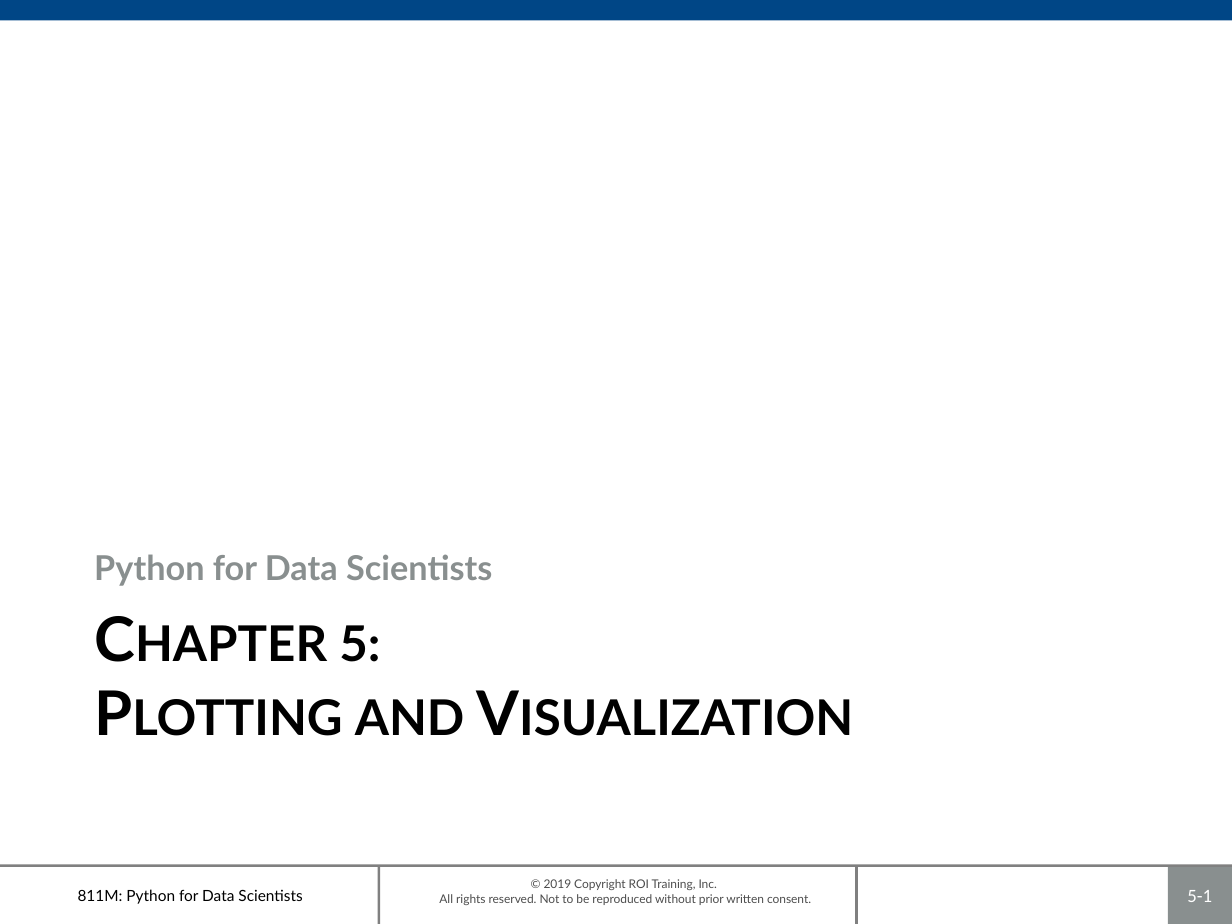
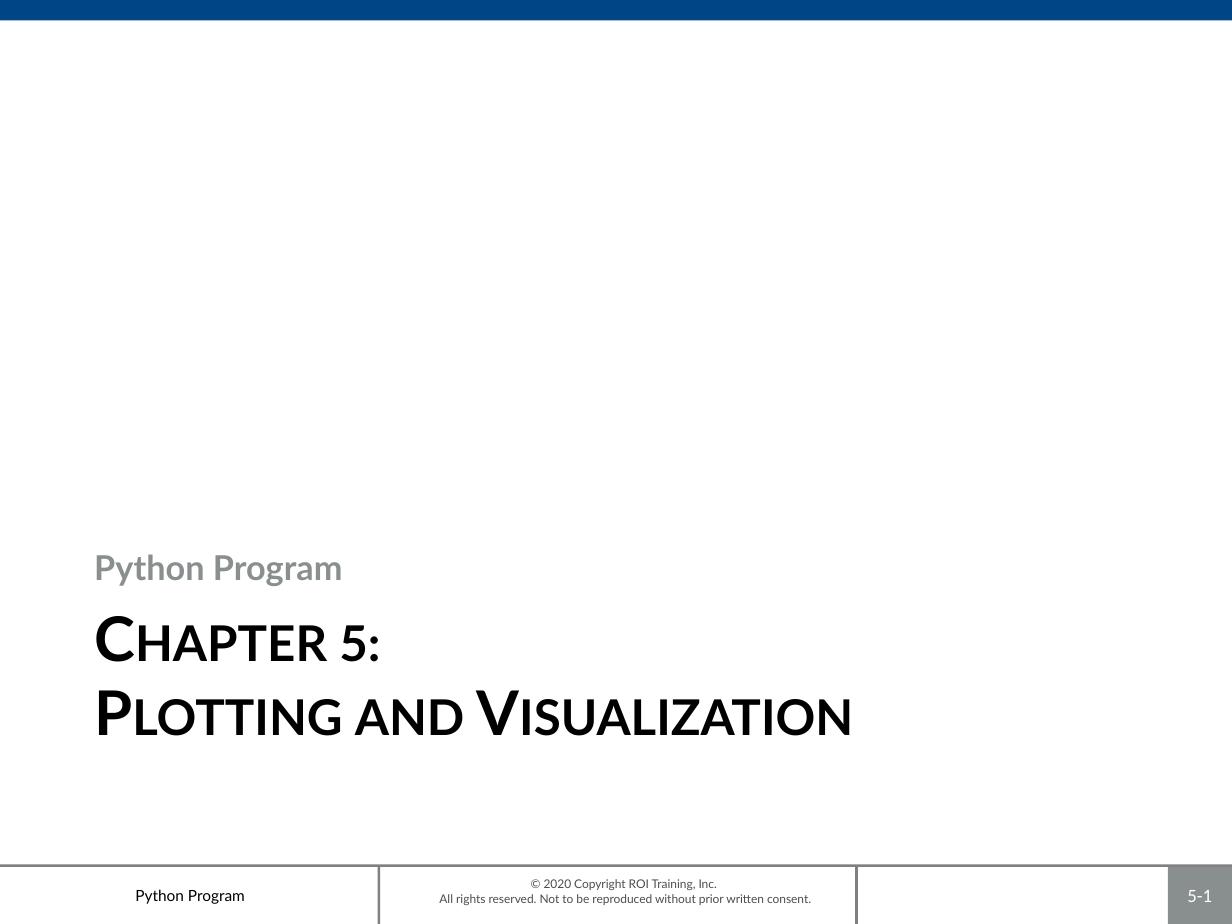
Before and after one commit to roitraining/PythonProgram, a slide deck: slide 1 of Day5-Plotting/Ch05-PlottingAndVisualization.pptx. Drawn at 1232x924 pixels with LibreOffice and Linux fonts; fonts in the diff are those of the drawing; background and template pictures are left out. Boxes give left, top, right and bottom in pixels: in the first picture for what was removed or moved away, otherwise in the second. Text is boxed around its words. In the diff, an @@ line names an element or a change of style, - is before the commit and + after.

```diff
--- a/Day5-Plotting/Ch05-PlottingAndVisualization.pptx
+++ b/Day5-Plotting/Ch05-PlottingAndVisualization.pptx
@@ text at (x1=94, y1=554, x2=343, y2=586): text changed @@
-Python for Data Scientists
+Python Program
@@ text at (x1=135, y1=889, x2=245, y2=904): text changed @@
-811M: Python for Data Scientists
+Python Program
@@ text at (x1=439, y1=879, x2=811, y2=905): text changed @@
-© 2019 Copyright ROI Training, Inc.
-All rights reserved. Not to be reproduced without prior written consent.
+© 2020 Copyright ROI Training, Inc.
+All rights reserved. Not to be reproduced without prior written consent.
```
Also in this commit, not shown: 31 other slides changed, 1 other file.
